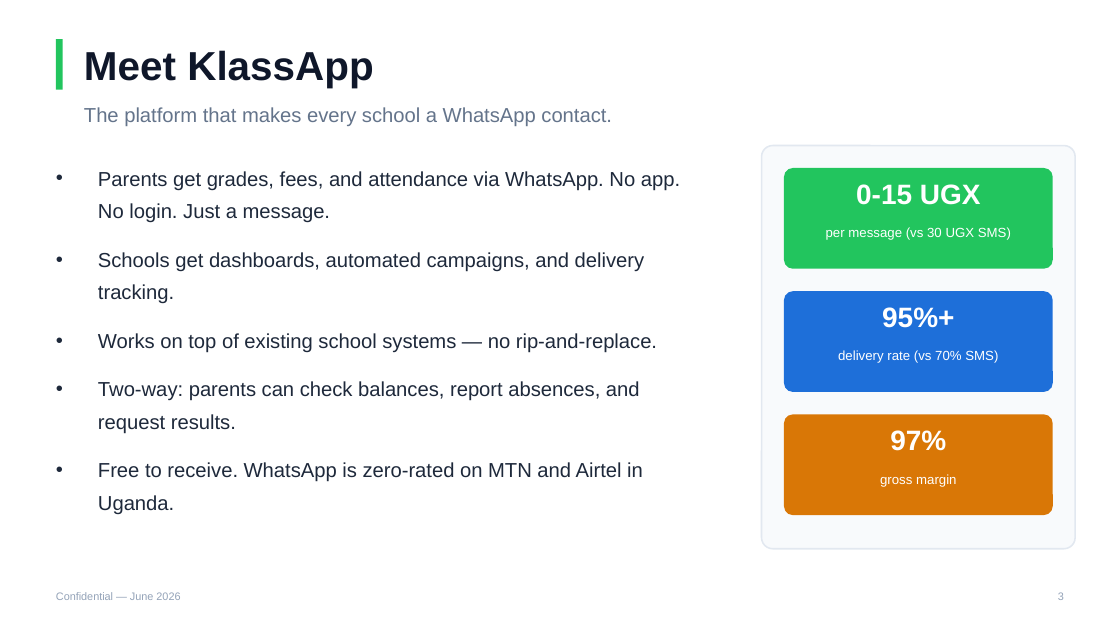
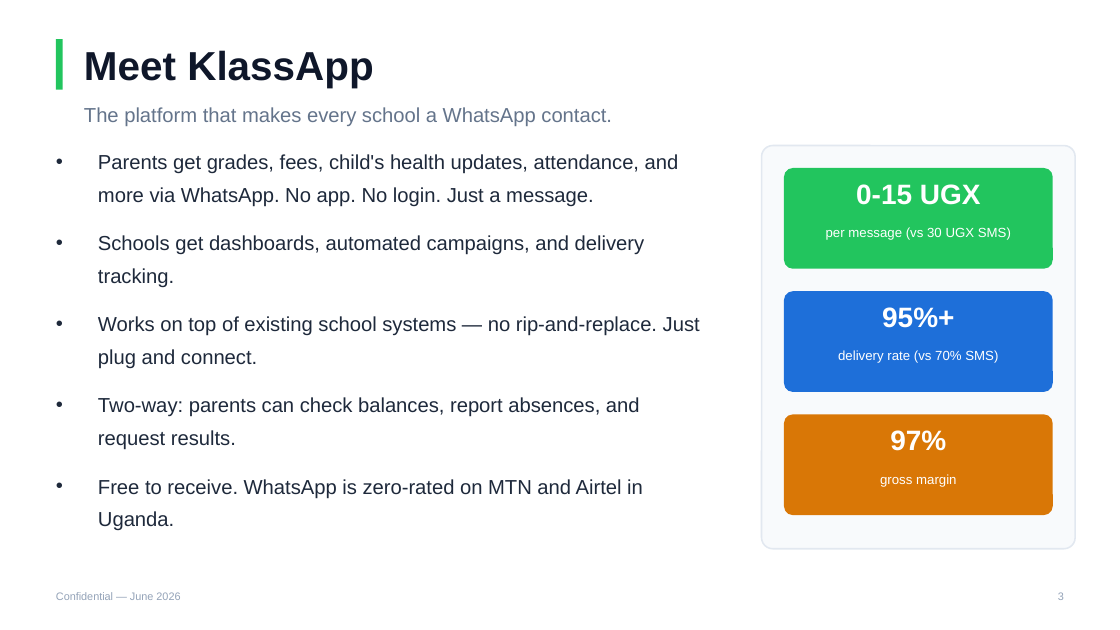
Before and after one commit to KlassApp-Foundation/KlassApp, a slide deck: slide 3 of docs/KlassApp_Pitch_Deck.pptx. Drawn at 1120x630 pixels with LibreOffice and Linux fonts; fonts in the diff are those of the drawing. Boxes give left, top, right and bottom in pixels: in the first picture for what was removed or moved away, otherwise in the second. Text is boxed around its words. In the diff, an @@ line names an element or a change of style, - is before the commit and + after.

```diff
--- a/docs/KlassApp_Pitch_Deck.pptx
+++ b/docs/KlassApp_Pitch_Deck.pptx
@@ text at bbox=[98, 154, 679, 207]: text changed @@
-• Parents get grades, fees, and attendance via WhatsApp. No app. No login. Just a message.
+• Parents get grades, fees, child's health updates, attendance, and more via WhatsApp. No app. No login. Just a message.
@@ text at bbox=[98, 316, 700, 369]: text changed @@
-• Works on top of existing school systems — no rip-and-replace.
+• Works on top of existing school systems — no rip-and-replace. Just plug and connect.
```
Also in this commit, not shown: 5 other slides changed, 5 other files.
